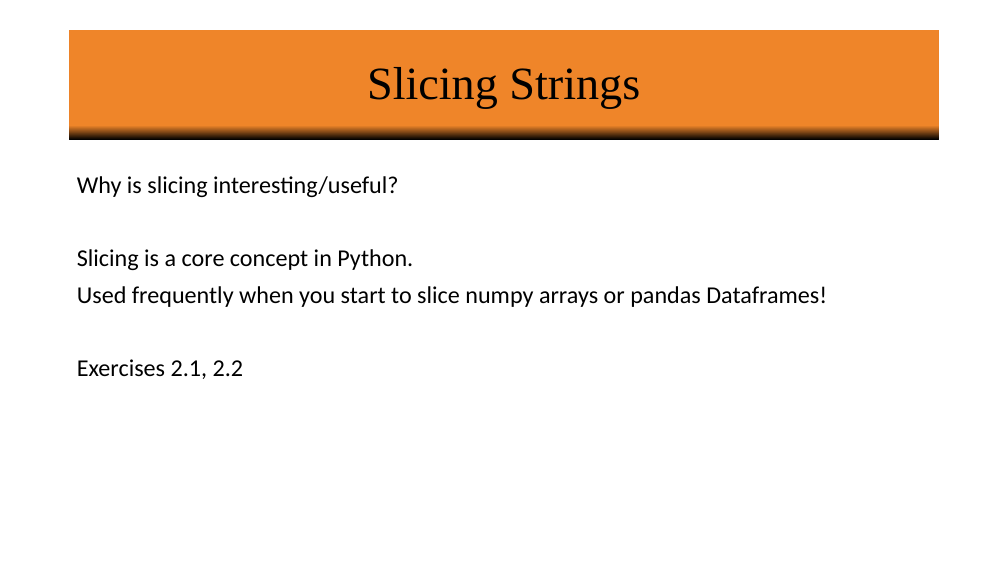
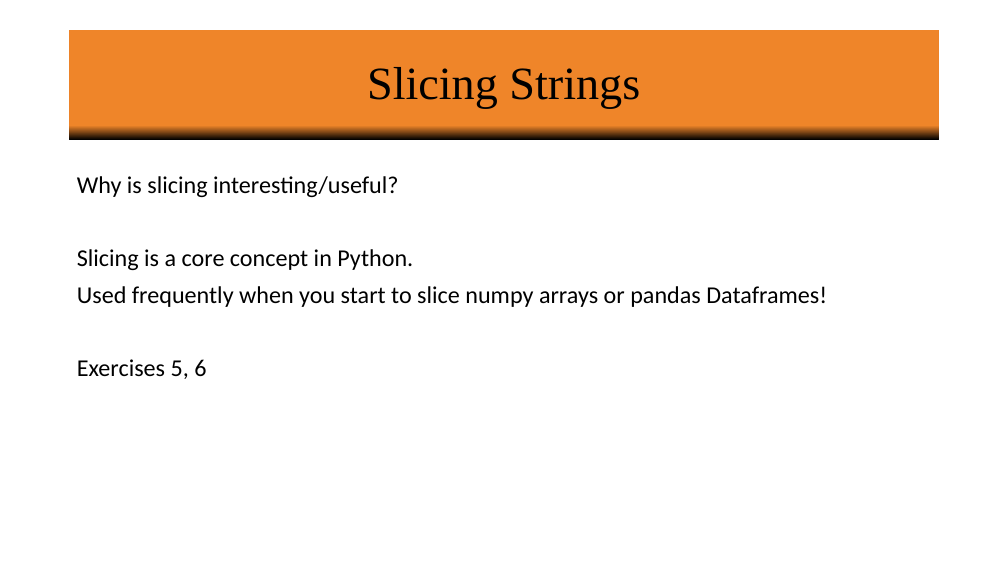
Before and after one commit to vineetbansal/Python-Bootcamp, a slide deck: slide 10 of slides/02 Strings.pptx. Drawn at 1008x567 pixels with LibreOffice and Linux fonts; fonts in the diff are those of the drawing; background and template pictures are left out. Boxes give left, top, right and bottom in pixels: in the first picture for what was removed or moved away, otherwise in the second. Text is boxed around its words. In the diff, an @@ line names an element or a change of style, - is before the commit and + after.

Commit message:
Updated references to Exercises. Added placeholders for missing notebooks.

```diff
--- a/slides/02 Strings.pptx
+++ b/slides/02 Strings.pptx
@@ text at (77, 359, 206, 379): text changed @@
-Exercises 2.1, 2.2
+Exercises 5, 6
```
Also in this commit, not shown: 1 other slide changed, 10 other files.
